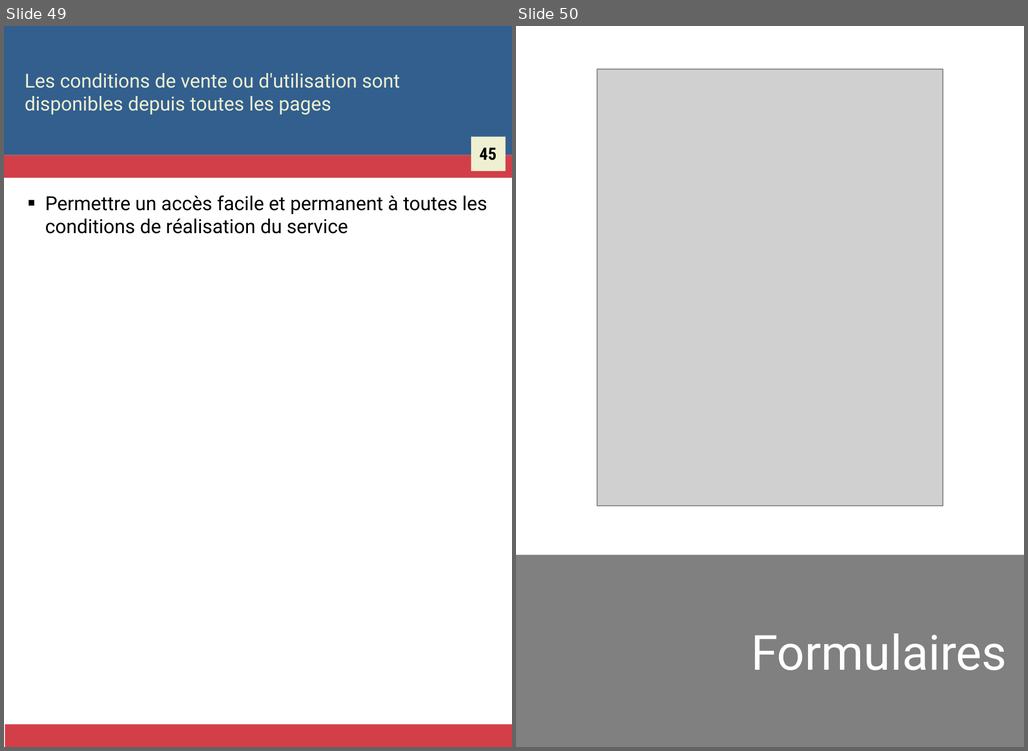
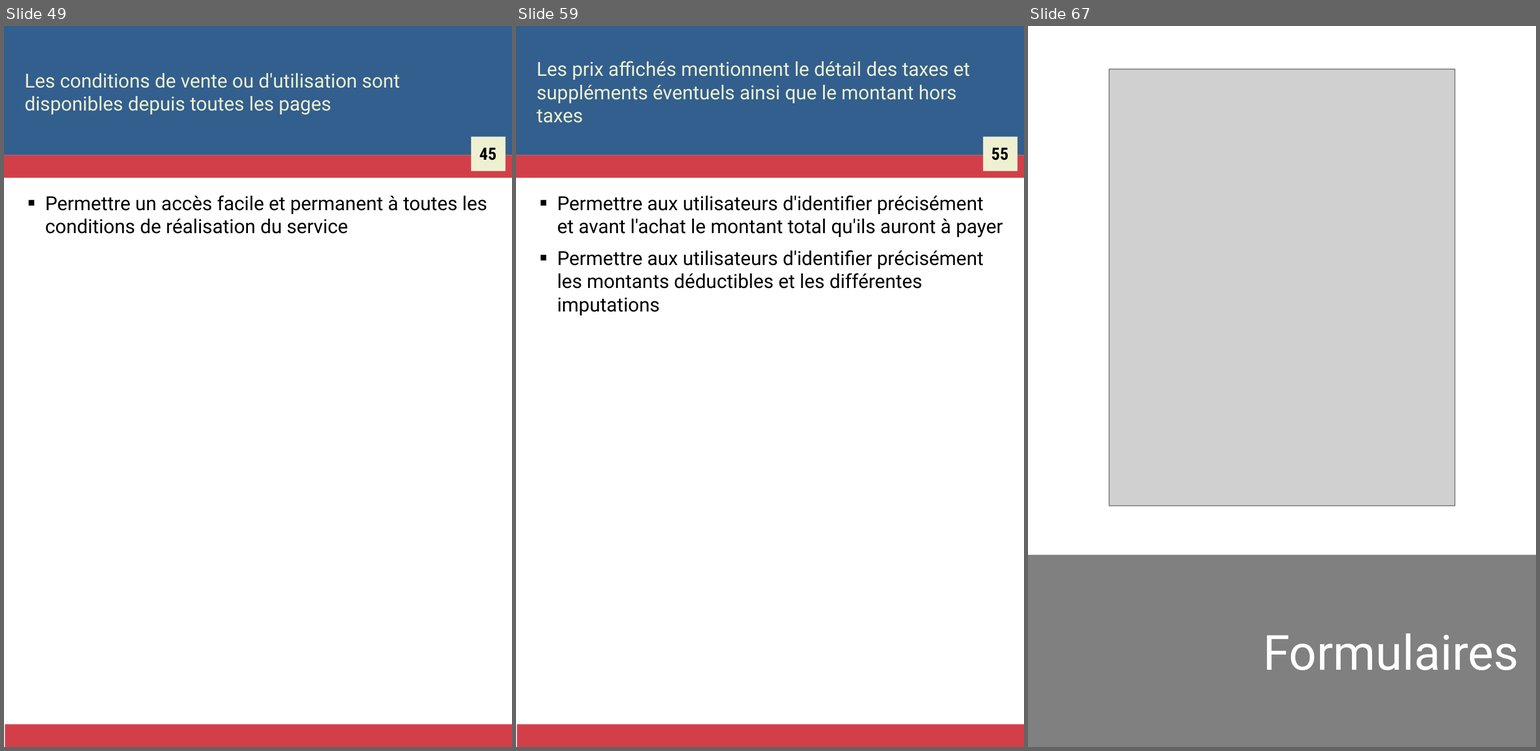
Before and after one commit to Zigazou/bonnes-pratiques-illustrees, a slide deck: bonnes-pratiques.odp. Shown side by side, each under a label of ours: slides 49 and 50 before the commit, slides 49, 59 and 67 after it; the slides between them are not shown. The pictures are 1028x751 and 1540x751 pixels, drawn with LibreOffice and Linux fonts; fonts in the diff are those of the drawing; grey boxes stand for pictures. Boxes give left, top, right and bottom in pixels: in the first picture for what was removed or moved away, otherwise in the second. Text is boxed around its words. In the diff, an @@ line names an element or a change of style, - is before the commit and + after.

```diff
--- a/bonnes-pratiques.odp
+++ b/bonnes-pratiques.odp
@@ slide 59 added at [516, 26, 1024, 747], background #FFFFFF; not listed: 4 template elements that a slide beside it also shows @@
@@ title added at [537, 61, 971, 123], 16 pt, text #EFF0D1 @@
+Les prix affichés mentionnent le détail des taxes et suppléments éventuels ainsi que le montant hors taxes
@@ text added at [992, 148, 1009, 160], 14 pt, text #000000, bold @@
+55
@@ text added at [557, 195, 1003, 316], 16 pt, text #000000 @@
+■ Permettre aux utilisateurs d'identifier précisément et avant l'achat le montant total qu'ils auront à payer
+■ Permettre aux utilisateurs d'identifier précisément les montants déductibles et les différentes imputations
@@ what was slide 50 is now slide 67 @@
```
Also in this commit, not shown: 16 other slides added, 1 other file.
